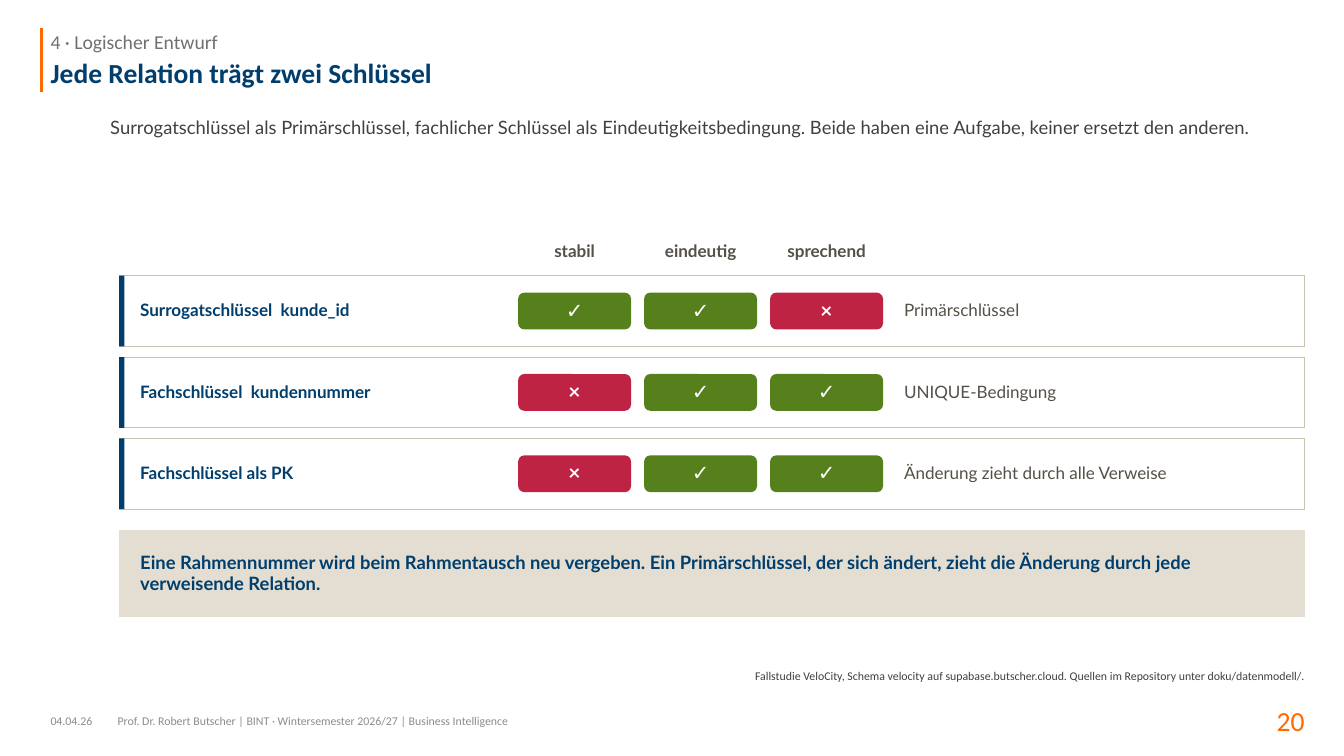
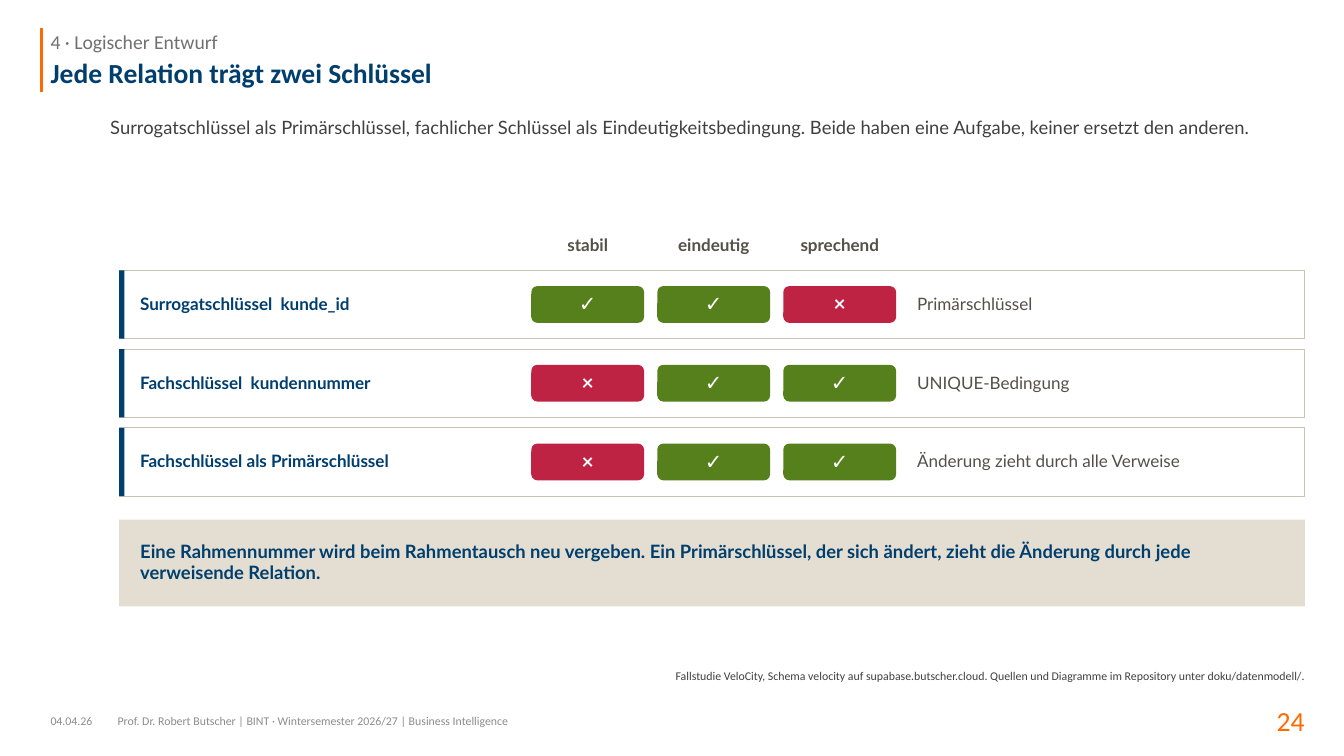
Before and after one commit to swrobuts/velocity-fallstudie, a slide deck: slide 24 of slides/velocity-datenbankentwurf.pptx (slide 20 before the commit). Drawn at 1344x756 pixels with LibreOffice and Linux fonts; fonts in the diff are those of the drawing. Boxes give left, top, right and bottom in pixels: in the first picture for what was removed or moved away, otherwise in the second. Text is boxed around its words. In the diff, an @@ line names an element or a change of style, - is before the commit and + after.

```diff
--- a/slides/velocity-datenbankentwurf.pptx
+++ b/slides/velocity-datenbankentwurf.pptx
@@ rectangle: place and size @@
-rectangle at (119,276,1305,347)
+rectangle at (119,270,1305,338)
@@ rectangle: place and size @@
-rectangle at (119,276,125,347)
+rectangle at (119,270,125,338)
@@ text "Surrogatschlüssel kunde_id": place and size @@
-text "Surrogatschlüssel kunde_id" at (140,303,350,319)
+text "Surrogatschlüssel kunde_id" at (140,297,350,313)
@@ 3 texts, 3 rounded rectangles: place and size @@
-3 texts, 3 rounded rectangles at (518,244,883,330)
+3 texts, 3 rounded rectangles at (531,238,896,323)
@@ text "Primärschlüssel": place and size @@
-text "Primärschlüssel" at (904,303,1019,316)
+text "Primärschlüssel" at (917,297,1032,310)
@@ text "Fachschlüssel kundennummer": place and size @@
-text "Fachschlüssel kundennummer" at (140,385,371,398)
+text "Fachschlüssel kundennummer" at (140,376,371,389)
@@ text "UNIQUE-Bedingung": place and size @@
-text "UNIQUE-Bedingung" at (904,385,1056,401)
+text "UNIQUE-Bedingung" at (917,376,1069,392)
@@ 3 rounded rectangles: place and size @@
-3 rounded rectangles at (518,374,883,411)
+3 rounded rectangles at (531,365,896,402)
@@ 5 rectangles, 1 text: place and size @@
-5 rectangles, 1 text at (119,357,1305,617)
+5 rectangles, 1 text at (119,349,1305,607)
@@ 3 rounded rectangles: place and size @@
-3 rounded rectangles at (518,456,883,492)
+3 rounded rectangles at (531,443,896,480)
@@ text "Änderung zieht durch alle Verweise": place and size @@
-text "Änderung zieht durch alle Verweise" at (904,465,1167,482)
+text "Änderung zieht durch alle Verweise" at (917,453,1180,470)
@@ text at (140,454,389,467): text changed @@
-Fachschlüssel als PK
+Fachschlüssel als Primärschlüssel
@@ text at (676,672,1305,682): text changed @@
-Fallstudie VeloCity, Schema velocity auf supabase.butscher.cloud. Quellen im Repository unter doku/datenmodell/.
+Fallstudie VeloCity, Schema velocity auf supabase.butscher.cloud. Quellen und Diagramme im Repository unter doku/datenmodell/.
@@ page number at (1277,713,1305,731): text changed @@
-20
+24
```
Also in this commit, not shown: 20 other slides changed, 22 slides added, 18 slides removed, 39 other files.
